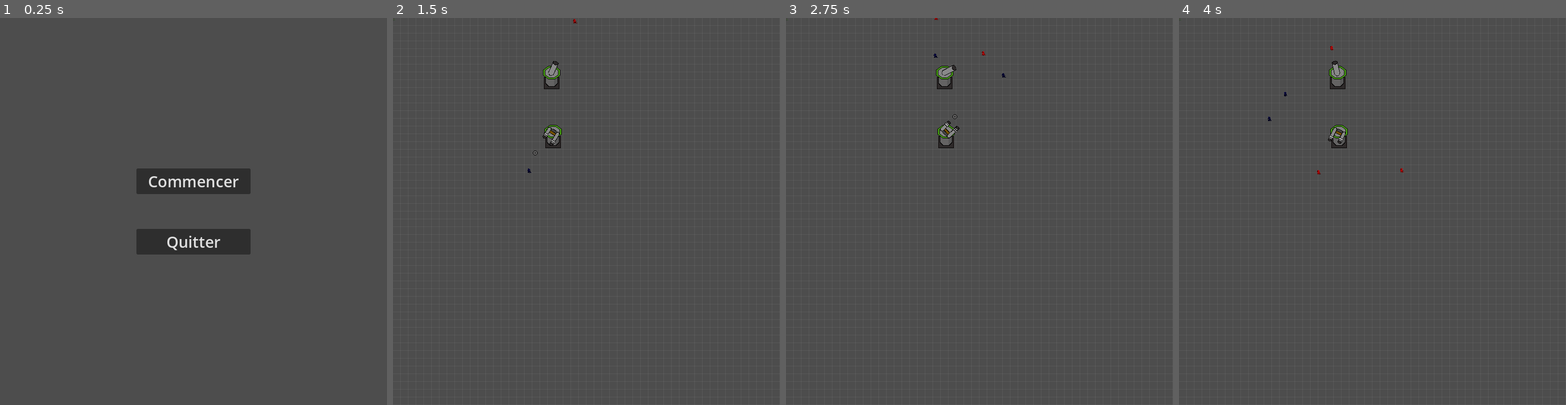
Above: before the commit, frames 1-4 (left to right).
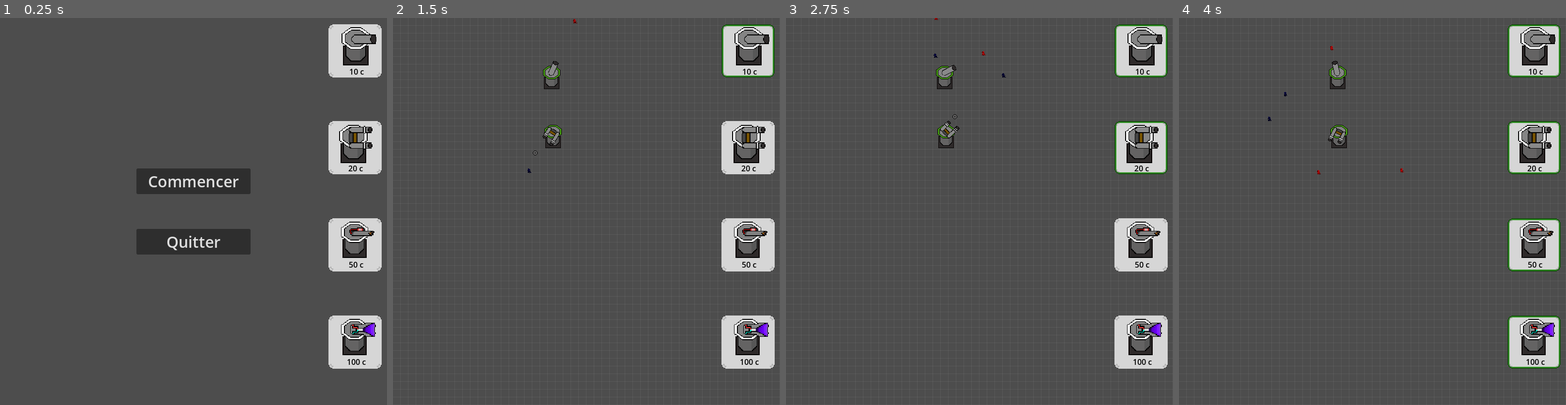
Above: after the commit, the same moments.

Repository: Cax36940/WonderJamDogot
Game: Godot game, scene res://main.tscn
The game is run twice, just before and just after one commit, with the same random seed, the same clock (stepped at 60 frames per second) and the same inputs.
Inputs (mouse positions are in pixels of both pictures, inside the frame that each line leads up to):
- Up to frame 1 (0.25 s): no input
- Up to frame 2 (1.5 s): click "Commencer" at 0.5 s; click (749, 68) at 1.27 s
- Up to frame 3 (2.75 s): click (1142, 165) at 2.02 s
- Up to frame 4 (4 s): click (1535, 261) at 2.77 s; click (1535, 358) at 3.52 s

The runs differ from the first frame. In frame 1, 6.9% of the frame differs, in the area x 84-99%, y 1-91%; in frame 2, 6.9%; in frame 3, 6.9%; in frame 4, 6.9%, in the area x 0-99%, y 0-91%.

Commit message:
shop update 2

Diff:
--- a/menu/shop_menu/shop_button.gd
+++ b/menu/shop_menu/shop_button.gd
@@ -1,6 +1,6 @@
 extends TextureButton
 
-@onready var world = get_node("/root/World/")
+@onready var world = get_node("/root/Main/World/")
 
 # Called when the node enters the scene tree for the first time.
 func _ready() -> void:
@@ -9,5 +9,9 @@
 
 # Called every frame. 'delta' is the elapsed time since the previous frame.
 func _process(delta: float) -> void:
-	if button_pressed:
-		world.buildTower()
+	pass
+
+
+func _on_pressed() -> void:
+	world.buildTower()
+	world.buy_object(self.name)
--- a/menu/shop_menu/shop_menu.tscn
+++ b/menu/shop_menu/shop_menu.tscn
@@ -1,9 +1,14 @@
-[gd_scene load_steps=4 format=3 uid="uid://c8rha5ngjw3br"]
+[gd_scene load_steps=10 format=3 uid="uid://c8rha5ngjw3br"]
 
-[ext_resource type="Texture2D" uid="uid://b3x8ea25yemf3" path="res://icon.svg" id="1_o3n2x"]
+[ext_resource type="Texture2D" uid="uid://2tiypgk1o5h0" path="res://sprite/Bouton/shop_button.png" id="1_pqsj3"]
 [ext_resource type="Script" path="res://menu/shop_menu/shop_button.gd" id="2_3t67b"]
-
-[sub_resource type="CanvasTexture" id="CanvasTexture_sygrd"]
+[ext_resource type="Texture2D" uid="uid://bxnjlvo7fbywd" path="res://sprite/Bouton/shop_button_pressed.png" id="2_dv3bh"]
+[ext_resource type="Texture2D" uid="uid://fir8ijueg47k" path="res://sprite/Bouton/shop_button_hover.png" id="3_et80b"]
+[ext_resource type="Texture2D" uid="uid://i7dl8jc76ki2" path="res://sprite/Bouton/shop_button_disabled.png" id="4_a7q0x"]
+[ext_resource type="Texture2D" uid="uid://bfjtaclj77yrr" path="res://sprite/shop/iconCanon.png" id="6_5j1lb"]
+[ext_resource type="Texture2D" uid="uid://qoge0adi41f7" path="res://sprite/shop/iconDoubleCanon.png" id="7_ttqcd"]
+[ext_resource type="Texture2D" uid="uid://cndqr5fxt07gr" path="res://sprite/shop/iconLanceFlamme.png" id="8_u8n1y"]
+[ext_resource type="Texture2D" uid="uid://cvj5miq685wap" path="res://sprite/shop/iconCanonPlasma.png" id="9_necqf"]
 
 [node name="ShopMenu" type="Control"]
 layout_mode = 3
@@ -15,110 +20,169 @@
 
 [node name="CanvasLayer" type="CanvasLayer" parent="."]
 
-[node name="Tours" type="ScrollContainer" parent="CanvasLayer"]
-anchors_preset = -1
+[node name="Shop" type="ScrollContainer" parent="CanvasLayer"]
+anchors_preset = 15
 anchor_right = 1.0
 anchor_bottom = 1.0
-offset_left = 1093.0
-offset_top = 33.0
-offset_right = 2.0
+offset_left = 669.0
+offset_top = 3.0
+offset_right = -1.0
 offset_bottom = 2.0
-grow_horizontal = 0
+grow_horizontal = 2
+grow_vertical = 2
 
-[node name="VBoxContainer" type="VBoxContainer" parent="CanvasLayer/Tours"]
+[node name="ShopColumn" type="VBoxContainer" parent="CanvasLayer/Shop"]
 layout_mode = 2
 size_flags_horizontal = 3
 size_flags_vertical = 3
 
-[node name="TextureButton" type="TextureButton" parent="CanvasLayer/Tours/VBoxContainer" groups=["ShopButtons"]]
+[node name="iconCanon" type="TextureButton" parent="CanvasLayer/Shop/ShopColumn" groups=["ShopButtons"]]
 layout_mode = 2
 size_flags_vertical = 3
 toggle_mode = true
-texture_normal = SubResource("CanvasTexture_sygrd")
+texture_normal = ExtResource("1_pqsj3")
+texture_pressed = ExtResource("2_dv3bh")
+texture_hover = ExtResource("3_et80b")
+texture_disabled = ExtResource("4_a7q0x")
 script = ExtResource("2_3t67b")
 
-[node name="TextureRect" type="TextureRect" parent="CanvasLayer/Tours/VBoxContainer/TextureButton"]
+[node name="Canon" type="TextureRect" parent="CanvasLayer/Shop/ShopColumn/iconCanon"]
 layout_mode = 0
-offset_left = 28.0
-offset_top = 3.0
-offset_right = 156.0
-offset_bottom = 131.0
-texture = ExtResource("1_o3n2x")
+offset_left = 14.0
+offset_top = -10.0
+offset_right = 119.0
+offset_bottom = 95.0
+texture = ExtResource("6_5j1lb")
+expand_mode = 3
+stretch_mode = 5
 
-[node name="Label" type="Label" parent="CanvasLayer/Tours/VBoxContainer/TextureButton/TextureRect"]
+[node name="Label" type="Label" parent="CanvasLayer/Shop/ShopColumn/iconCanon/Canon"]
+layout_mode = 1
+anchors_preset = -1
+anchor_left = 0.5
+anchor_top = 1.0
+anchor_right = 0.519
+anchor_bottom = 1.0
+offset_left = -13.5
+offset_top = 1.0
+offset_right = 15.505
+offset_bottom = 24.0
+grow_horizontal = 2
+grow_vertical = 0
+theme_override_colors/font_color = Color(0, 0, 0, 1)
+text = "10 c"
+horizontal_alignment = 1
+vertical_alignment = 1
+
+[node name="iconDoubleCanon" type="TextureButton" parent="CanvasLayer/Shop/ShopColumn" groups=["ShopButtons"]]
+layout_mode = 2
+size_flags_vertical = 3
+toggle_mode = true
+texture_normal = ExtResource("1_pqsj3")
+texture_pressed = ExtResource("2_dv3bh")
+texture_hover = ExtResource("3_et80b")
+texture_disabled = ExtResource("4_a7q0x")
+script = ExtResource("2_3t67b")
+
+[node name="DoubleCanon" type="TextureRect" parent="CanvasLayer/Shop/ShopColumn/iconDoubleCanon"]
+layout_mode = 0
+offset_left = 9.0
+offset_top = -8.0
+offset_right = 114.0
+offset_bottom = 97.0
+texture = ExtResource("7_ttqcd")
+
+[node name="Label" type="Label" parent="CanvasLayer/Shop/ShopColumn/iconDoubleCanon/DoubleCanon"]
 layout_mode = 1
 anchors_preset = 7
 anchor_left = 0.5
 anchor_top = 1.0
 anchor_right = 0.5
 anchor_bottom = 1.0
-offset_left = -15.5
-offset_top = -23.0
-offset_right = 15.5
+offset_left = -10.5
+offset_top = -1.0
+offset_right = 20.5
+offset_bottom = 22.0
 grow_horizontal = 2
 grow_vertical = 0
-text = "50 c"
+theme_override_colors/font_color = Color(0, 0, 0, 1)
+text = "20 c"
 horizontal_alignment = 1
 vertical_alignment = 1
 
-[node name="TextureButton2" type="TextureButton" parent="CanvasLayer/Tours/VBoxContainer" groups=["ShopButtons"]]
+[node name="iconLanceFlamme" type="TextureButton" parent="CanvasLayer/Shop/ShopColumn" groups=["ShopButtons"]]
 layout_mode = 2
 size_flags_vertical = 3
 toggle_mode = true
-texture_normal = SubResource("CanvasTexture_sygrd")
+texture_normal = ExtResource("1_pqsj3")
+texture_pressed = ExtResource("2_dv3bh")
+texture_hover = ExtResource("3_et80b")
+texture_disabled = ExtResource("4_a7q0x")
 script = ExtResource("2_3t67b")
 
-[node name="TextureRect" type="TextureRect" parent="CanvasLayer/Tours/VBoxContainer/TextureButton2"]
+[node name="LanceFlamme" type="TextureRect" parent="CanvasLayer/Shop/ShopColumn/iconLanceFlamme"]
 layout_mode = 0
-offset_left = 28.0
-offset_top = 3.0
-offset_right = 156.0
-offset_bottom = 131.0
-texture = ExtResource("1_o3n2x")
+offset_left = 14.0
+offset_top = -8.0
+offset_right = 114.0
+offset_bottom = 92.0
+texture = ExtResource("8_u8n1y")
 
-[node name="Label" type="Label" parent="CanvasLayer/Tours/VBoxContainer/TextureButton2/TextureRect"]
+[node name="Label" type="Label" parent="CanvasLayer/Shop/ShopColumn/iconLanceFlamme/LanceFlamme"]
 layout_mode = 1
 anchors_preset = 7
 anchor_left = 0.5
 anchor_top = 1.0
 anchor_right = 0.5
 anchor_bottom = 1.0
-offset_left = -15.5
-offset_top = -23.0
-offset_right = 15.5
+offset_left = -12.0
+offset_top = 2.0
+offset_right = 19.0
+offset_bottom = 25.0
 grow_horizontal = 2
 grow_vertical = 0
+theme_override_colors/font_color = Color(0, 0, 0, 1)
 text = "50 c"
 horizontal_alignment = 1
 vertical_alignment = 1
 
-[node name="TextureButton3" type="TextureButton" parent="CanvasLayer/Tours/VBoxContainer" groups=["ShopButtons"]]
+[node name="iconCanonPlasma" type="TextureButton" parent="CanvasLayer/Shop/ShopColumn" groups=["ShopButtons"]]
 layout_mode = 2
 size_flags_vertical = 3
 toggle_mode = true
-texture_normal = SubResource("CanvasTexture_sygrd")
+texture_normal = ExtResource("1_pqsj3")
+texture_pressed = ExtResource("2_dv3bh")
+texture_hover = ExtResource("3_et80b")
+texture_disabled = ExtResource("4_a7q0x")
 script = ExtResource("2_3t67b")
 
-[node name="TextureRect" type="TextureRect" parent="CanvasLayer/Tours/VBoxContainer/TextureButton3"]
+[node name="CanonPlasma" type="TextureRect" parent="CanvasLayer/Shop/ShopColumn/iconCanonPlasma"]
 layout_mode = 0
-offset_left = 28.0
-offset_top = 3.0
-offset_right = 156.0
-offset_bottom = 131.0
-texture = ExtResource("1_o3n2x")
+offset_left = 14.0
+offset_top = -8.0
+offset_right = 114.0
+offset_bottom = 92.0
+texture = ExtResource("9_necqf")
 
-[node name="Label" type="Label" parent="CanvasLayer/Tours/VBoxContainer/TextureButton3/TextureRect"]
+[node name="Label" type="Label" parent="CanvasLayer/Shop/ShopColumn/iconCanonPlasma/CanonPlasma"]
 layout_mode = 1
 anchors_preset = 7
 anchor_left = 0.5
 anchor_top = 1.0
 anchor_right = 0.5
 anchor_bottom = 1.0
-offset_left = -15.5
-offset_top = -23.0
-offset_right = 15.5
+offset_left = -12.0
+offset_top = 2.0
+offset_right = 19.0
+offset_bottom = 25.0
 grow_horizontal = 2
 grow_vertical = 0
-text = "50 c"
+theme_override_colors/font_color = Color(0, 0, 0, 1)
+text = "100 c"
 horizontal_alignment = 1
 vertical_alignment = 1
+
+[connection signal="pressed" from="CanvasLayer/Shop/ShopColumn/iconCanon" to="CanvasLayer/Shop/ShopColumn/iconCanon" method="_on_pressed"]
+[connection signal="pressed" from="CanvasLayer/Shop/ShopColumn/iconDoubleCanon" to="CanvasLayer/Shop/ShopColumn/iconDoubleCanon" method="_on_pressed"]
+[connection signal="pressed" from="CanvasLayer/Shop/ShopColumn/iconLanceFlamme" to="CanvasLayer/Shop/ShopColumn/iconCanon" method="_on_pressed"]
+[connection signal="pressed" from="CanvasLayer/Shop/ShopColumn/iconCanonPlasma" to="CanvasLayer/Shop/ShopColumn/iconCanon" method="_on_pressed"]
--- a/world.gd
+++ b/world.gd
@@ -89,3 +89,6 @@
 		return false
 
 	return true
+
+func buy_object(string):
+	print(string)
--- a/world.tscn
+++ b/world.tscn
@@ -1,11 +1,12 @@
-[gd_scene load_steps=7 format=3 uid="uid://bi422o21y7s82"]
+[gd_scene load_steps=8 format=3 uid="uid://bi422o21y7s82"]
 
 [ext_resource type="Script" path="res://world.gd" id="1_n6rbg"]
-[ext_resource type="PackedScene" uid="uid://dwi20ek5nku6n" path="res://grid_sprite.tscn" id="2_8suw1"]
+[ext_resource type="PackedScene" path="res://grid_sprite.tscn" id="2_8suw1"]
 [ext_resource type="PackedScene" uid="uid://25ocrsgv466b" path="res://ennemies/spawner.tscn" id="2_n0e68"]
 [ext_resource type="Script" path="res://camera.gd" id="3_lexd8"]
-[ext_resource type="PackedScene" uid="uid://c2j1dqkuy8hjq" path="res://tower/tower_canon.tscn" id="3_o1h1v"]
-[ext_resource type="PackedScene" uid="uid://dxc2w3eq7jqtl" path="res://tower/tower_canonDouble.tscn" id="5_wkvil"]
+[ext_resource type="PackedScene" path="res://tower/tower_canon.tscn" id="3_o1h1v"]
+[ext_resource type="PackedScene" path="res://tower/tower_canonDouble.tscn" id="5_wkvil"]
+[ext_resource type="PackedScene" uid="uid://c8rha5ngjw3br" path="res://menu/shop_menu/shop_menu.tscn" id="7_wpsvj"]
 
 [node name="World" type="Node2D"]
 script = ExtResource("1_n6rbg")
@@ -29,3 +30,5 @@
 
 [node name="TowerCanon" parent="." instance=ExtResource("3_o1h1v")]
 position = Vector2(328, 135)
+
+[node name="ShopMenu" parent="." instance=ExtResource("7_wpsvj")]
Binary file added: sprite/Bouton/shop_button.png
Binary file added: sprite/Bouton/shop_button_disabled.png
Binary file added: sprite/Bouton/shop_button_hover.png
Binary file added: sprite/Bouton/shop_button_pressed.png
